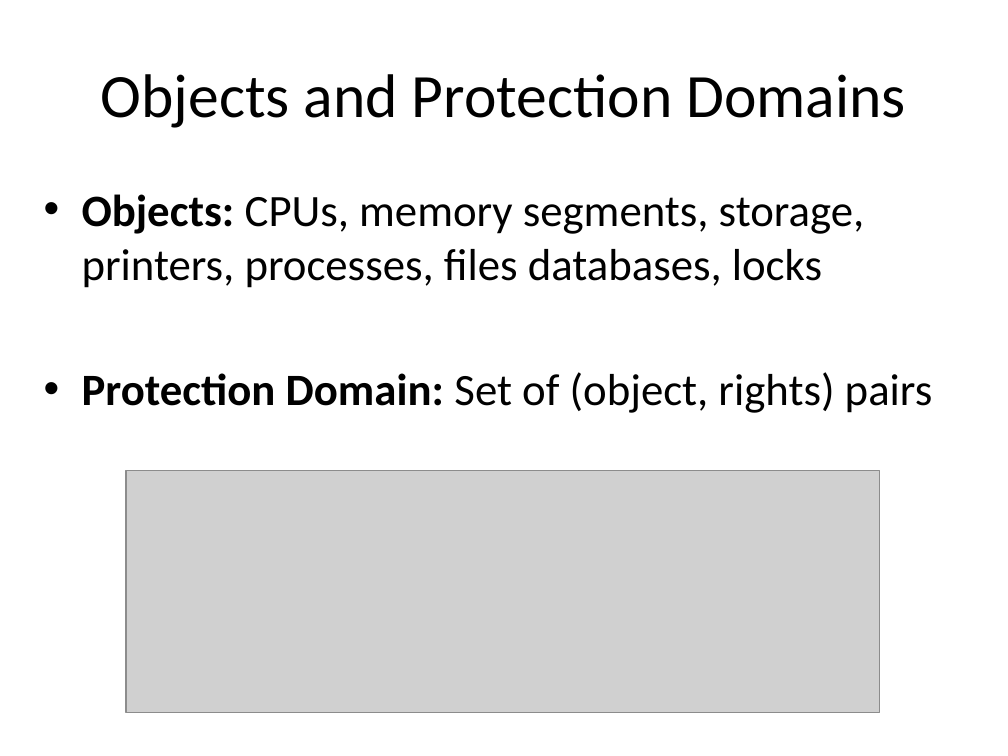
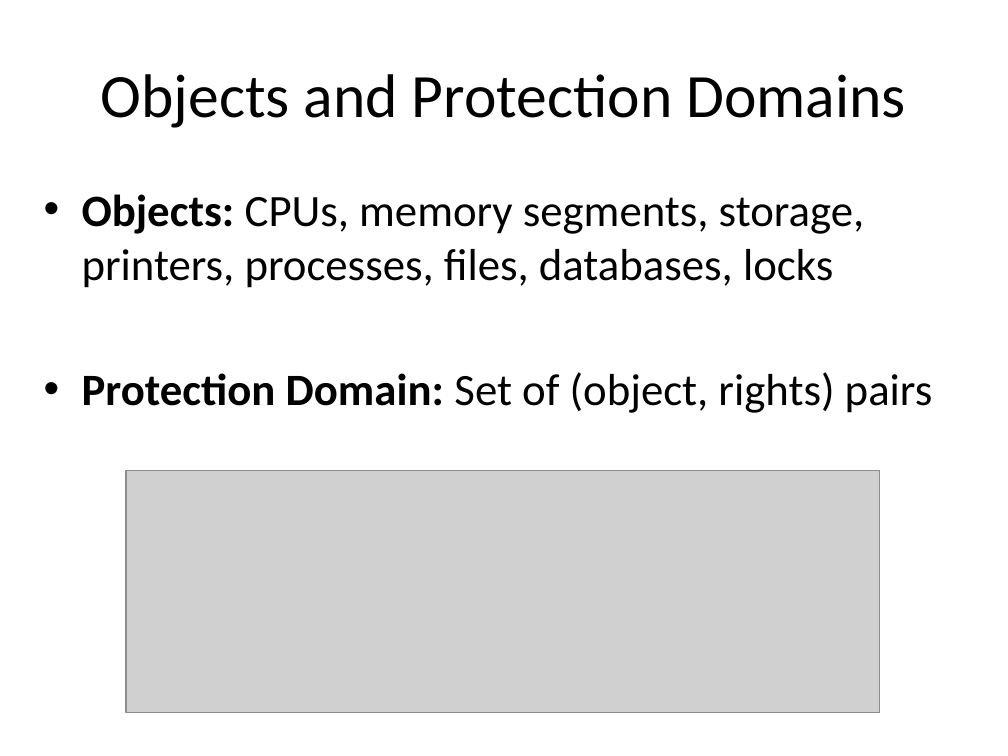
Before and after one commit to noise-lab/security-course, a slide deck: slide 20 of fall2016/lectures/8-ControlFlow.pptx. Drawn at 1008x756 pixels with LibreOffice and Linux fonts; fonts in the diff are those of the drawing; grey boxes stand for pictures. Boxes give left, top, right and bottom in pixels: in the first picture for what was removed or moved away, otherwise in the second. Text is boxed around its words. In the diff, an @@ line names an element or a change of style, - is before the commit and + after.

```diff
--- a/fall2016/lectures/8-ControlFlow.pptx
+++ b/fall2016/lectures/8-ControlFlow.pptx
@@ text at [82,194,865,288]: text changed @@
-• Objects: CPUs, memory segments, storage, printers, processes, files databases, locks
+• Objects: CPUs, memory segments, storage, printers, processes, files, databases, locks
```
Also in this commit, not shown: 1 other slide changed, 61 slides removed, 1 other file.
